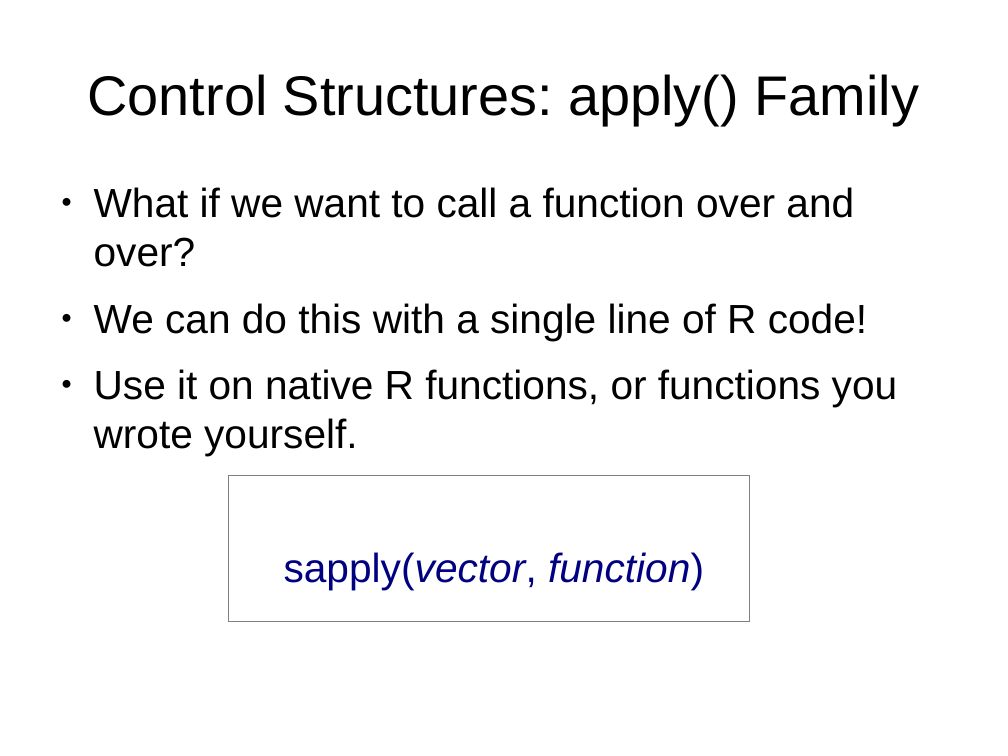
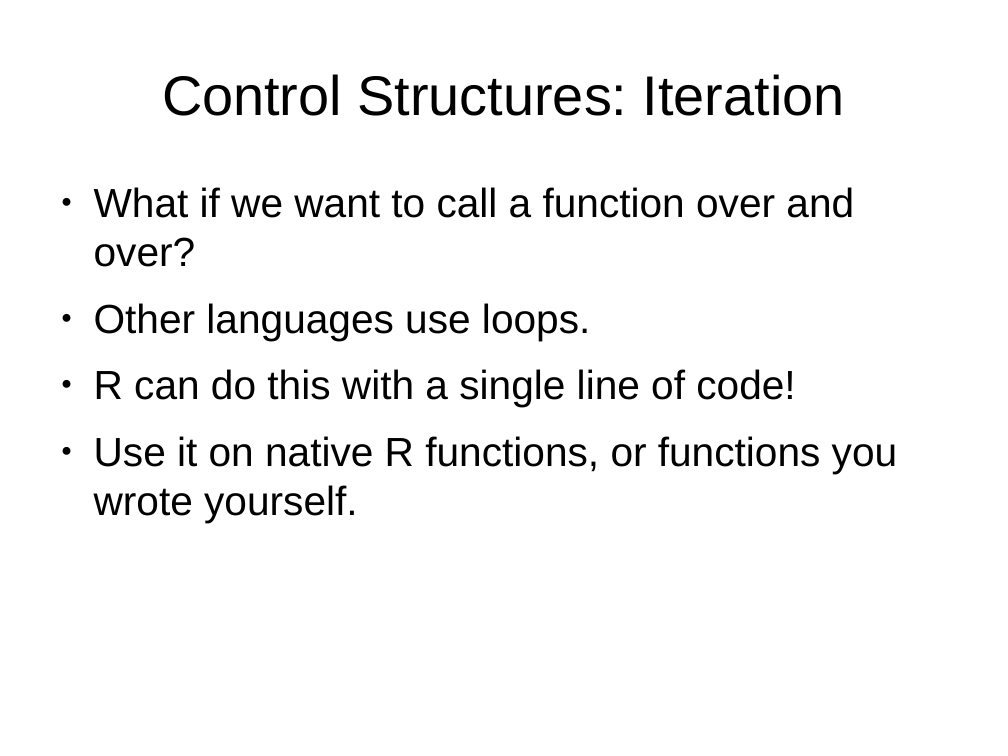
Before and after one commit to ubccr/hsws, a slide deck: slide 20 of slides/R-intro-slideset-4.odp (slide 13 before the commit). Drawn at 1008x756 pixels with LibreOffice and Linux fonts; fonts in the diff are those of the drawing. Boxes give left, top, right and bottom in pixels: in the first picture for what was removed or moved away, otherwise in the second. Text is boxed around its words. In the diff, an @@ line names an element or a change of style, - is before the commit and + after.

```diff
--- a/slides/R-intro-slideset-4.odp
+++ b/slides/R-intro-slideset-4.odp
@@ title at (162, 74, 845, 116): text changed @@
-Control Structures: apply() Family
+Control Structures: Iteration
@@ text at (94, 303, 795, 407): text changed @@
-● We can do this with a single line of R code!
+● Other languages use loops.
+● R can do this with a single line of code!
@@ rectangle removed at (229, 476, 750, 622) @@
@@ text at (284, 552, 704, 589): paragraph removed @@
-sapply(vector, function)
```
Also in this commit, not shown: 9 other slides changed, 15 slides added, 1 slide removed, 8 other files.
